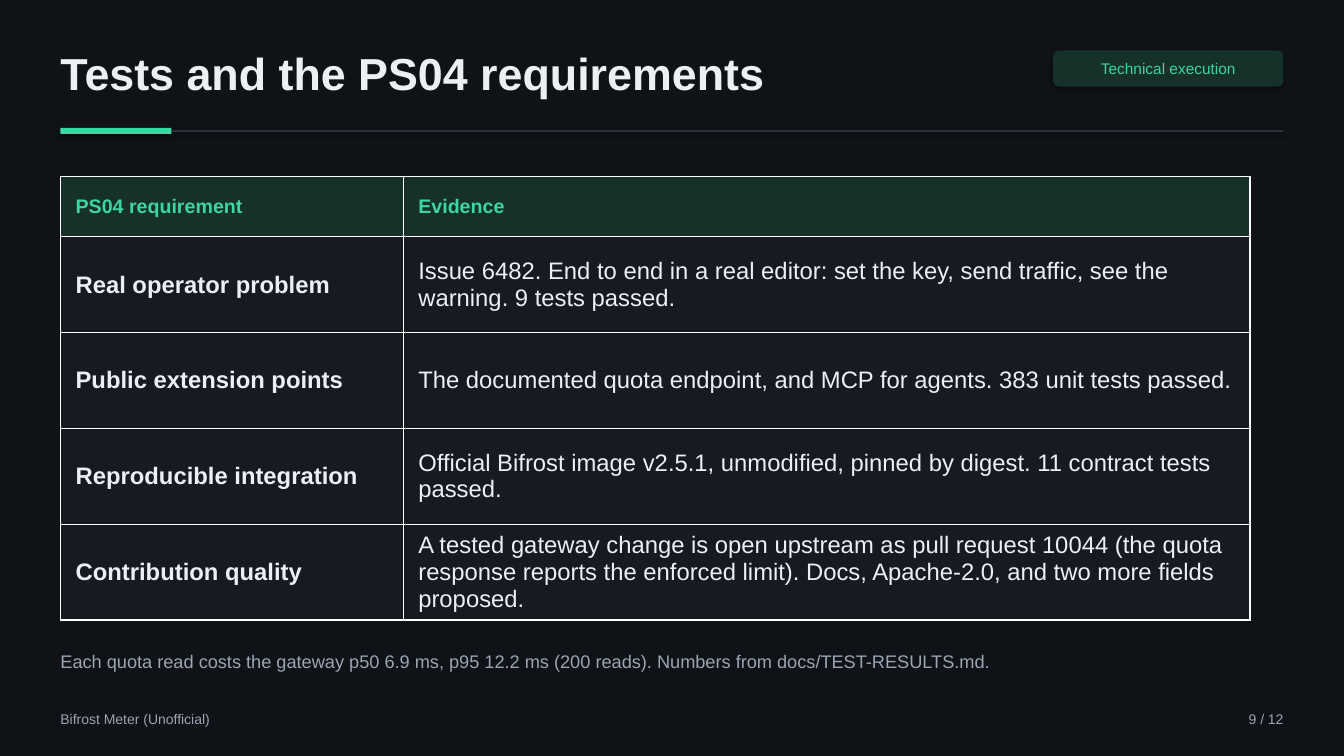
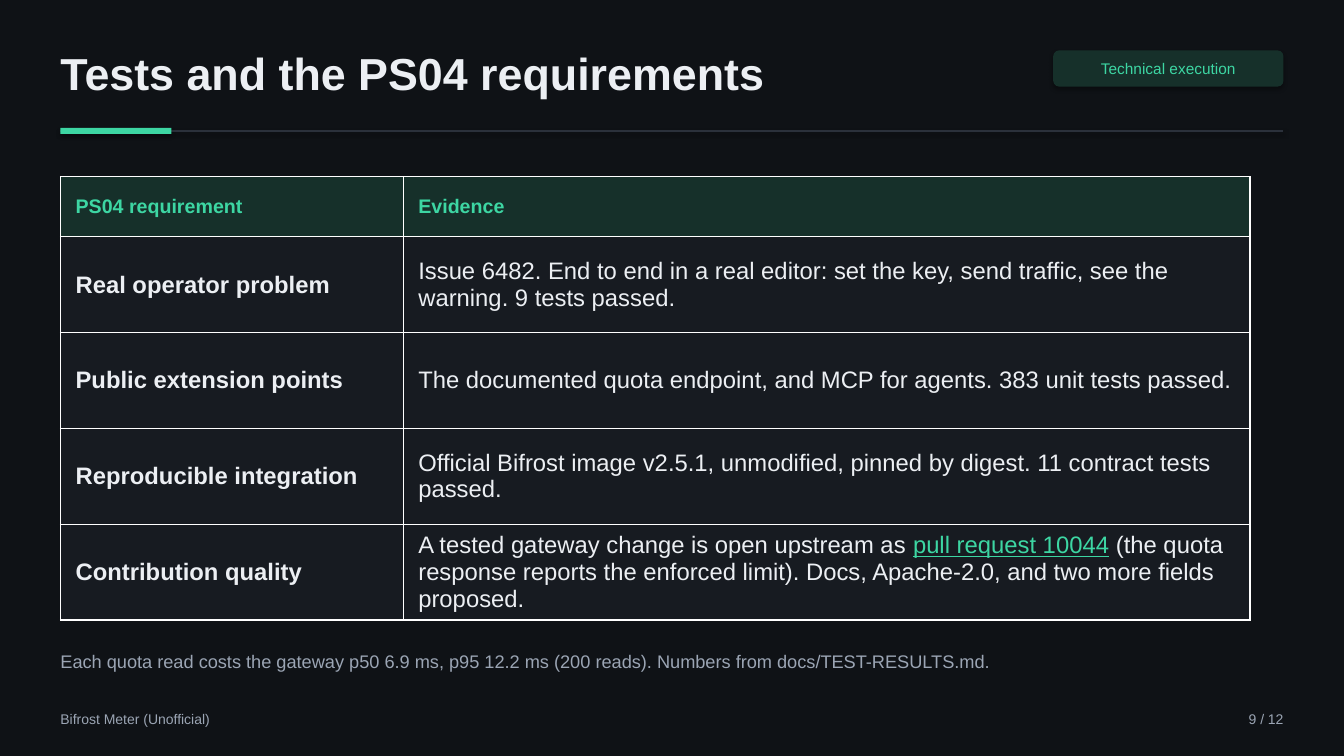
Before and after one commit to aimanmalib/bifrost-meter, a slide deck: slide 9 of deck/bifrost-meter.pptx. Drawn at 1344x756 pixels with LibreOffice and Linux fonts; fonts in the diff are those of the drawing. Boxes give left, top, right and bottom in pixels: in the first picture for what was removed or moved away, otherwise in the second. Text is boxed around its words. In the diff, an @@ line names an element or a change of style, - is before the commit and + after.

```diff
--- a/deck/bifrost-meter.pptx
+++ b/deck/bifrost-meter.pptx
@@ table at [60, 176, 1250, 620] @@
@@ text colour #ECEFF3 to #3DD6A3, underline on in "pull request 10044" @@
```
Also in this commit, not shown: 4 other slides changed, 4 other files.
